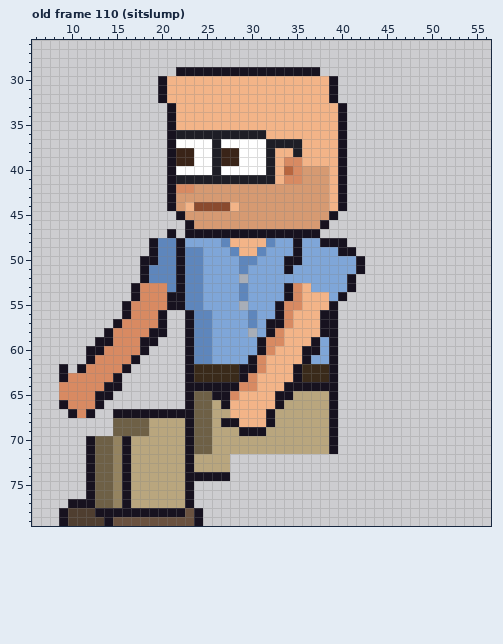
Pixel-art file, stored at sprites/staff/office_adam_left_anim.aseprite. Above is the file before it was changed.
64x80 pixels, 129 frames. Colours within 5 levels of each other are drawn and written as one. Shown: old frame 110 (sitslump): x 6..56, y 26..79. The commit also changed other frames, which this record leaves out.
Now the later version:
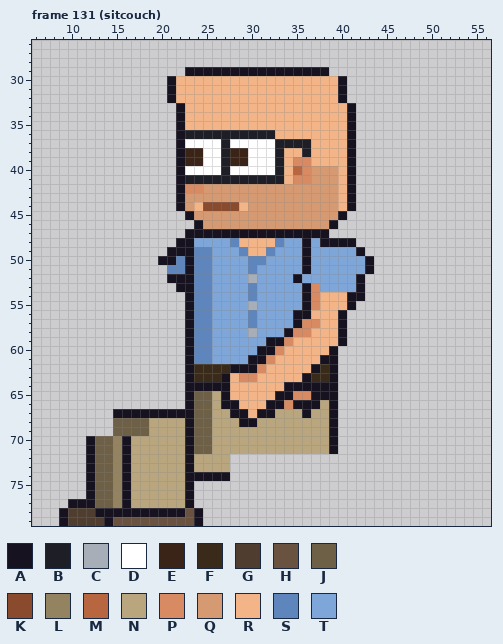
Palette (. is transparent): A #17121f  B #1e1e26  C #a8aeb8  D #ffffff  E #3a2418  F #3a2a1a  G #4f3e30  H #6a5240  J #6e6046  K #8a4a2e  L #948360  M #b8663f  N #b9a67e  P #d88a62  Q #d69a72  R #f3b488  S #5e86bc  T #7fa6d8
A new or re-ordered frame is compared with the old frame closest to it.
The edit:
frames 129 -> 135
Frame 131 (sitcouch) is new; against old frame 110 (sitslump):
y 29: x 22 A -> .; x 38 . -> A
y 30..32: x 20..21 AR -> .A; x 39..40 A. -> RA
y 33..35: x 21..22 AR -> .A; x 40..41 A. -> RA
y 36: x 21..22 AB -> .A; x 32 R -> B; x 40..41 A. -> RA
y 37: x 21..22 AD -> .A; x 26..27 BD -> DB; x 32 B -> D; x 36 R -> B; x 40..41 A. -> RA
y 38: x 21..22 AE -> .A; x 24 D -> E; x 26..27 BE -> DB; x 29 D -> E; x 32..33 BR -> DB; x 35..36 BR -> RB; x 40..41 A. -> RA
y 39: x 21..22 AE -> .A; x 24 D -> E; x 26..27 BE -> DB; x 29 D -> E; x 32..34 BRP -> DBR; x 36 R -> P; x 40..41 A. -> RA
y 40: x 21..22 AD -> .A; x 26..27 BD -> DB; x 32..36 BRMPQ -> DBRMP; x 39..41 RA. -> QRA
y 41: x 21..22 AB -> .A; x 33..34 RP -> BR; x 36 Q -> P; x 39..41 RA. -> QRA
y 42: x 21..22 AP -> .A; x 24 Q -> P; x 39..41 RA. -> QRA
y 43: x 21..22 AQ -> .A; x 39..41 RA. -> QRA
y 44: x 21..24 AQRK -> .AQR; x 28..29 RQ -> KR; x 39..41 RA. -> QRA
y 45: x 22..23 AQ -> .A; x 39..40 A. -> QA
y 46: x 23..24 AQ -> .A; x 38..39 A. -> QA
y 47: x 21 A -> .; x 38 . -> A
y 48: x 19..21 ASS -> ...; x 23 T -> A; x 27..28 SR -> TS; x 32..33 ST -> RS; x 35..36 AT -> TA; x 41 . -> A
y 49: x 19..21 ASS -> ..A; x 23 S -> A; x 25 T -> S; x 28..29 SR -> TS; x 31..32 ST -> RS; x 35..36 AT -> TA; x 40..42 AA. -> TTA
y 50: x 18..23 AASSAS -> ..AASA; x 25 T -> S; x 29 S -> T; x 31 T -> S; x 34..36 AAT -> TTA; x 42..43 A. -> TA
y 51: x 18..20 ASS -> ...; x 22..23 AS -> SA; x 25 T -> S; x 29..30 ST -> TS; x 34 A -> T; x 36 T -> A; x 42..43 A. -> TA
y 52: x 18..21 ASSS -> ...A; x 23 S -> A; x 25 T -> S; x 29..30 CT -> TC; x 35 T -> A; x 41..42 A. -> TA
y 53: x 17..21 APPPS -> .....; x 23 S -> A; x 25 T -> S; x 29..30 ST -> TS; x 34..37 APRT -> TTAP; x 41..42 A. -> TA
y 54: x 17..23 APPPAAS -> ......A; x 25 T -> S; x 29..30 ST -> TS; x 34..37 APRR -> TTAP; x 39..42 TA.. -> RRAA
y 55: x 16..23 APPPPAAS -> .......A; x 25 T -> S; x 29..30 CT -> TC; x 33..37 APPRR -> TTTAP; x 39..41 A.. -> RRA
y 56: x 16..20 APPPA -> .....; x 33..36 APRR -> TTAA; x 38..40 AA. -> RRA
y 57: x 15..20 APPPPA -> ......; x 32..40 AAPRRRAA. -> TTTAPPRRA
y 58: x 14..20 APPPPAA -> .......; x 32..36 APRRR -> TTAPP; x 38..40 AA. -> RRA
y 59: x 13..19 AAPPPAA -> .......; x 31..34 APPR -> TAAP; x 37..40 ATA. -> RRRA
y 60: x 12..18 AAPPPPA -> .......; x 32..33 PR -> AP; x 36..38 AAT -> RRR
y 61: x 12..17 APPPPA -> ......; x 31..32 PR -> AP; x 36..38 ATT -> RRA
y 62: x 9 A -> .; x 11..16 APPPPA -> ......; x 28 F -> A; x 35..37 AFF -> RRA
y 63: x 9..15 APPPPPA -> .......; x 27..29 FFA -> ARP; x 35..36 AF -> RA
y 64: x 9..15 PPPPPAA -> .......; x 28..30 APP -> RRR
y 65: x 9..14 PPPPAA -> ......; x 26 A -> N; x 28 P -> R; x 35..38 NNNN -> PPAA
y 66: x 9..13 APPPA -> .....; x 28 R -> A; x 32 R -> A; x 34..37 NNNN -> PAAA
y 67: x 10..12 APA -> ...; x 28..29 RR -> AA; x 31 R -> A; x 36 N -> A
y 68: x 27..32 AARRRA -> NNAANN
y 69: x 29..31 AAA -> NNN
